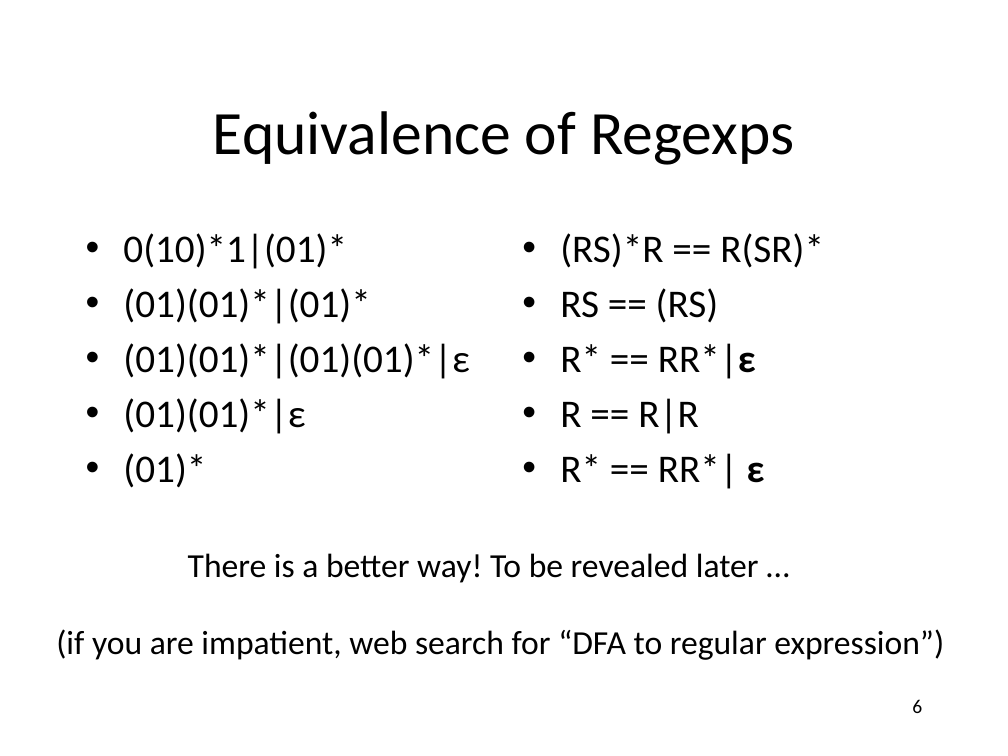
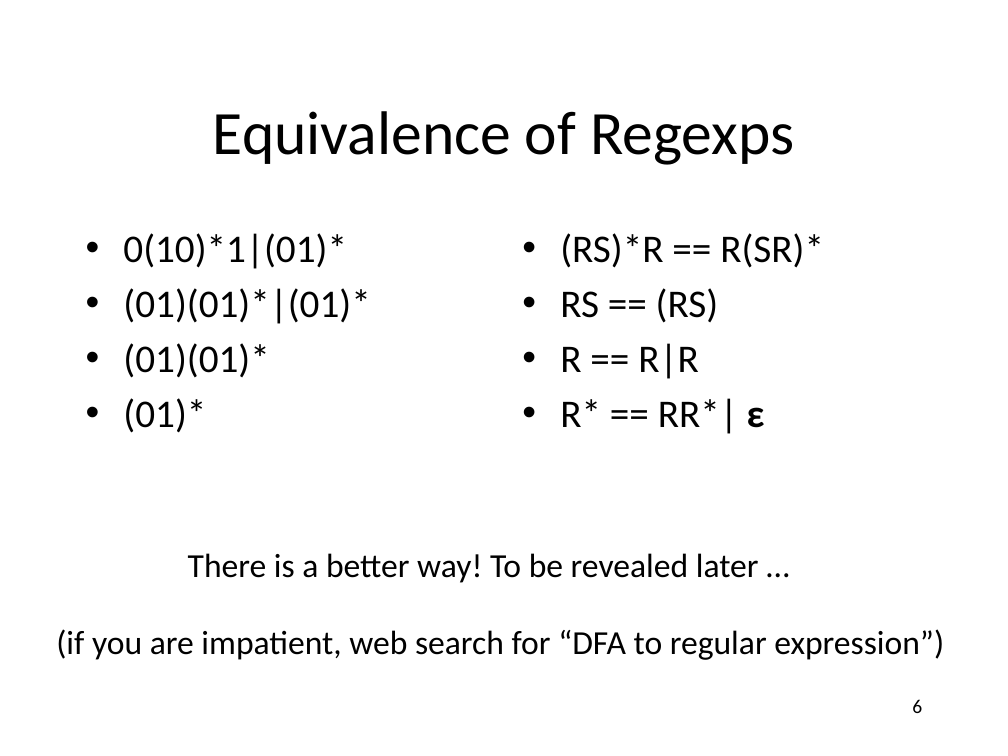
Before and after one commit to anoopsarkar/compilers-class, a slide deck: slide 6 of assets/ppt/lex/lex3-regexps-are-trees.pptx. Drawn at 1008x756 pixels with LibreOffice and Linux fonts; fonts in the diff are those of the drawing. Boxes give left, top, right and bottom in pixels: in the first picture for what was removed or moved away, otherwise in the second. Text is boxed around its words. In the diff, an @@ line names an element or a change of style, - is before the commit and + after.

```diff
--- a/assets/ppt/lex/lex3-regexps-are-trees.pptx
+++ b/assets/ppt/lex/lex3-regexps-are-trees.pptx
@@ text at bbox=[123, 343, 269, 378]: text changed @@
-• (01)(01)*|(01)(01)*|ε
-• (01)(01)*|ε
+• (01)(01)*
@@ text at bbox=[560, 343, 756, 379]: paragraph removed @@
-• R* == RR*|ε
```
Also in this commit, not shown: 1 other file.
